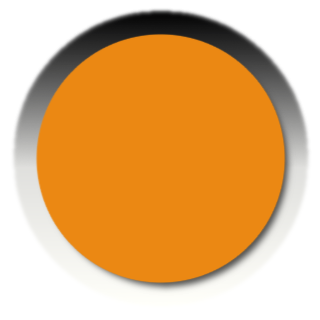
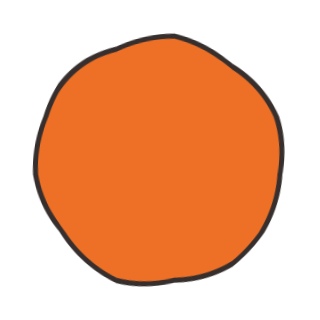
Layer changes from the first 320 × 320 image to the second:
renamed "Layer 1" to "Ellipse 7", painted on it over [32, 32, 287, 288]
removed layer "Layer 0" over [11, 8, 311, 306]
